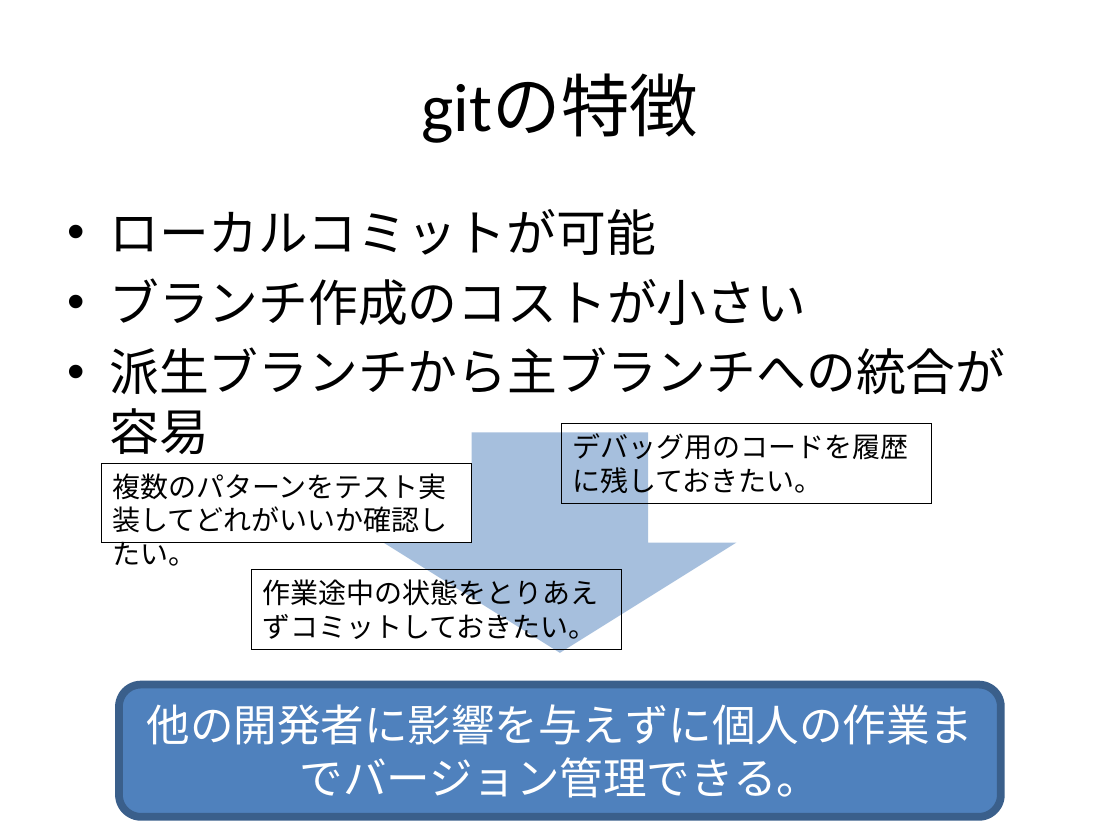
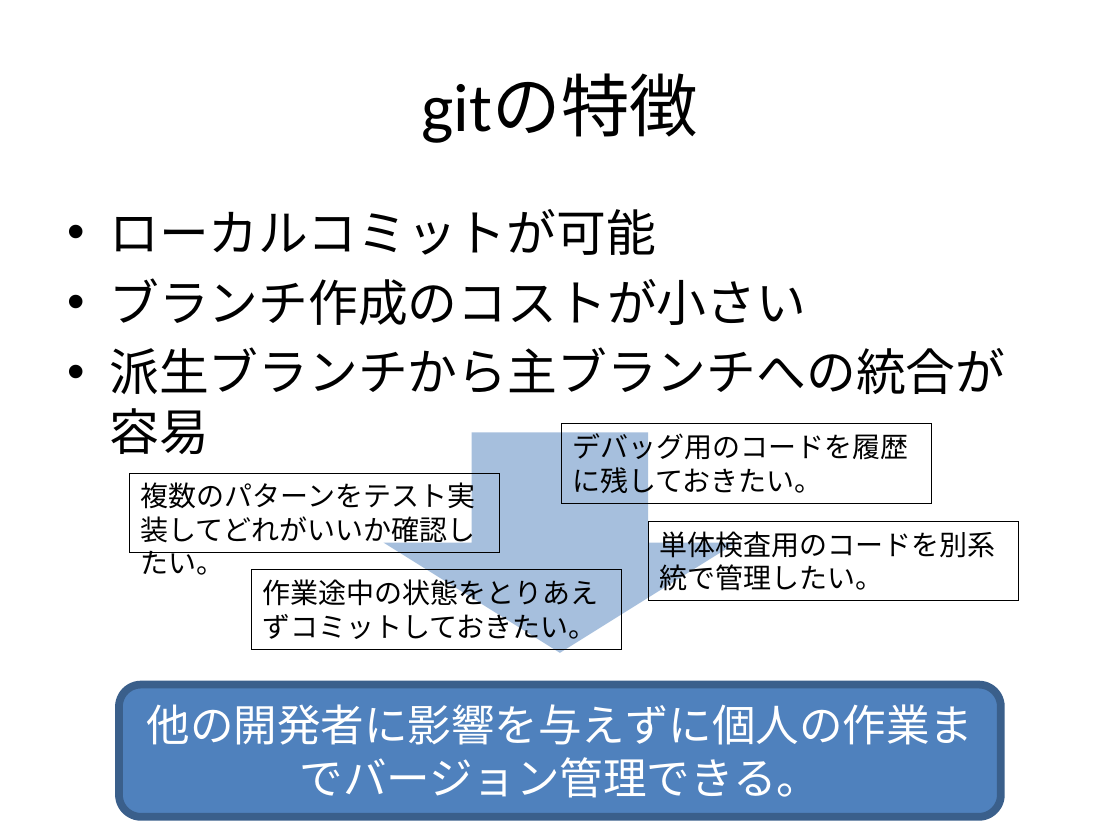
Before and after one commit to RyutaroMayumi/git_research, a slide deck: slide 4 of KK01_git.pptx. Drawn at 1120x840 pixels with LibreOffice and Linux fonts; fonts in the diff are those of the drawing. Boxes give left, top, right and bottom in pixels: in the first picture for what was removed or moved away, otherwise in the second. Text is boxed around its words. In the diff, an @@ line names an element or a change of style, - is before the commit and + after.

```diff
--- a/KK01_git.pptx
+++ b/KK01_git.pptx
@@ rectangle "複数のパターンをテスト実装してどれがいいか確認したい。": place and size @@
-rectangle "複数のパターンをテスト実装してどれがいいか確認したい。" at <box>102,464,473,543</box>
+rectangle "複数のパターンをテスト実装してどれがいいか確認したい。" at <box>130,473,501,552</box>
@@ rectangle added at <box>648,522,1019,601</box>, outline #000000 0.75 pt, 18 pt, text #000000 @@
+単体検査用のコードを別系統で管理したい。
```
Also in this commit, not shown: 1 other slide changed.
